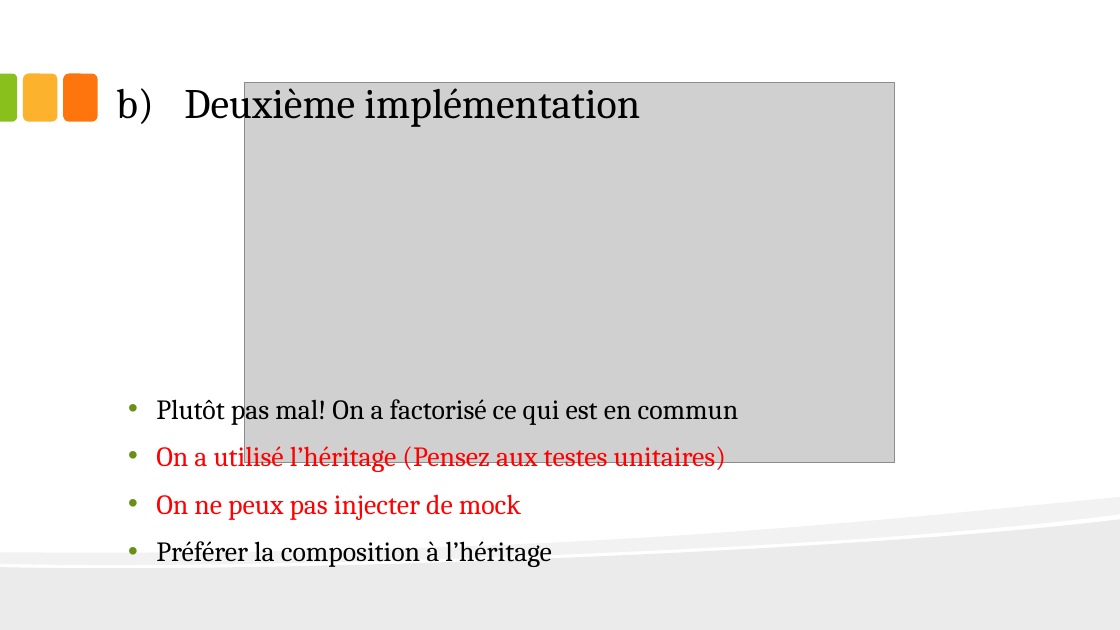
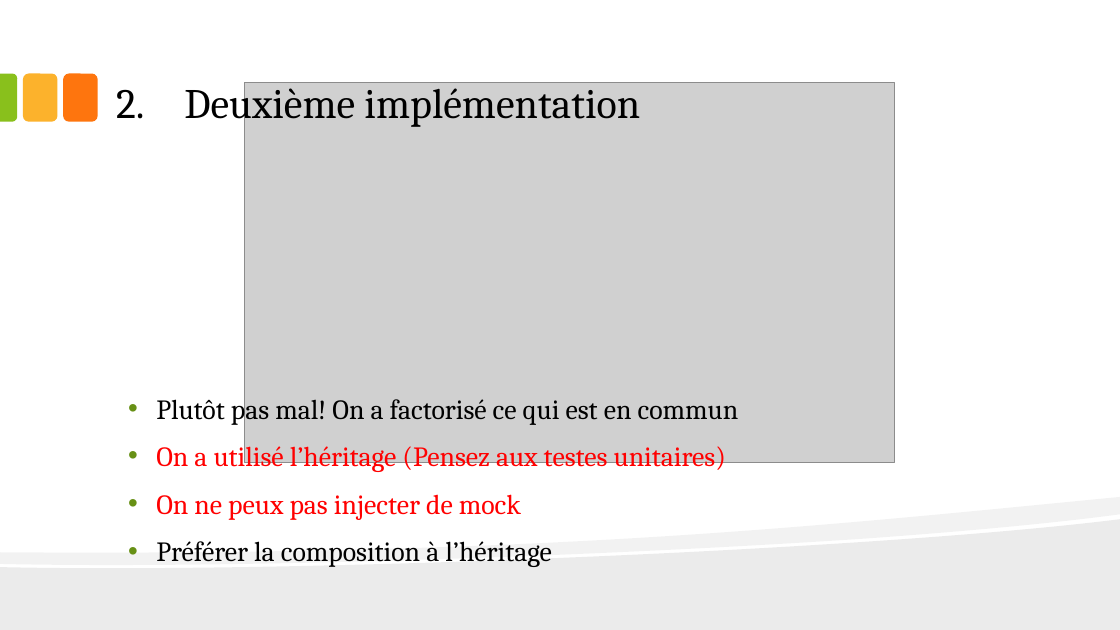
Before and after one commit to omebarki/meetuppatterns, a slide deck: slide 7 of doc/Patterns.pptx. Drawn at 1120x630 pixels with LibreOffice and Linux fonts; fonts in the diff are those of the drawing; grey boxes stand for pictures. Boxes give left, top, right and bottom in pixels: in the first picture for what was removed or moved away, otherwise in the second. Text is boxed around its words. In the diff, an @@ line names an element or a change of style, - is before the commit and + after.

```diff
--- a/doc/Patterns.pptx
+++ b/doc/Patterns.pptx
@@ title "Deuxième implémentation" at <box>184,80,640,129</box>: bullet a) to 1. @@
```
Also in this commit, not shown: 4 other slides changed, 4 slides added, 7 slides removed, 11 other files.
